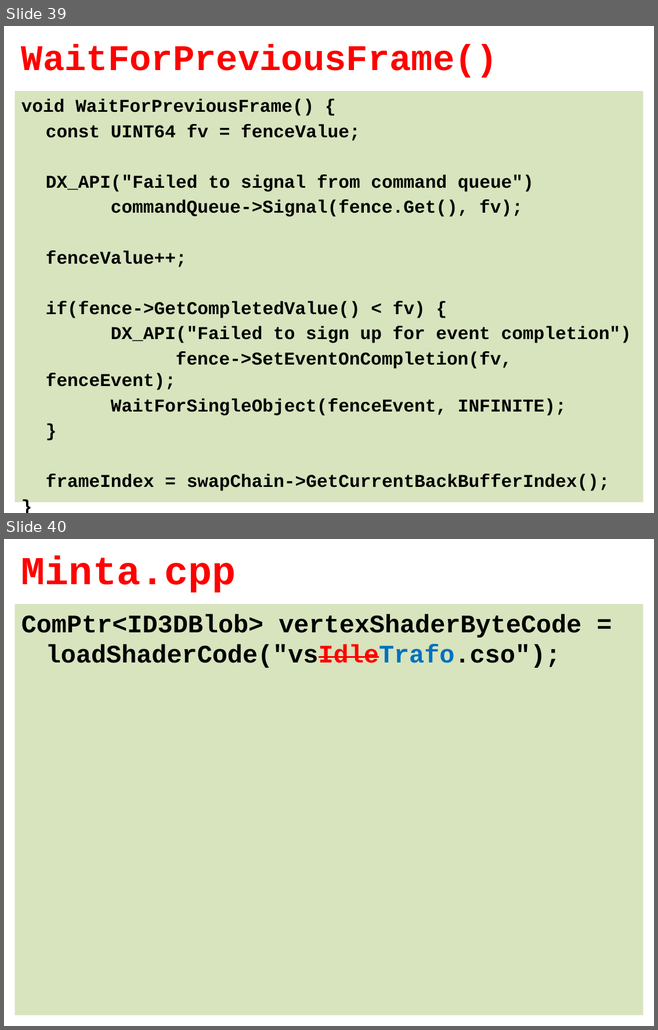
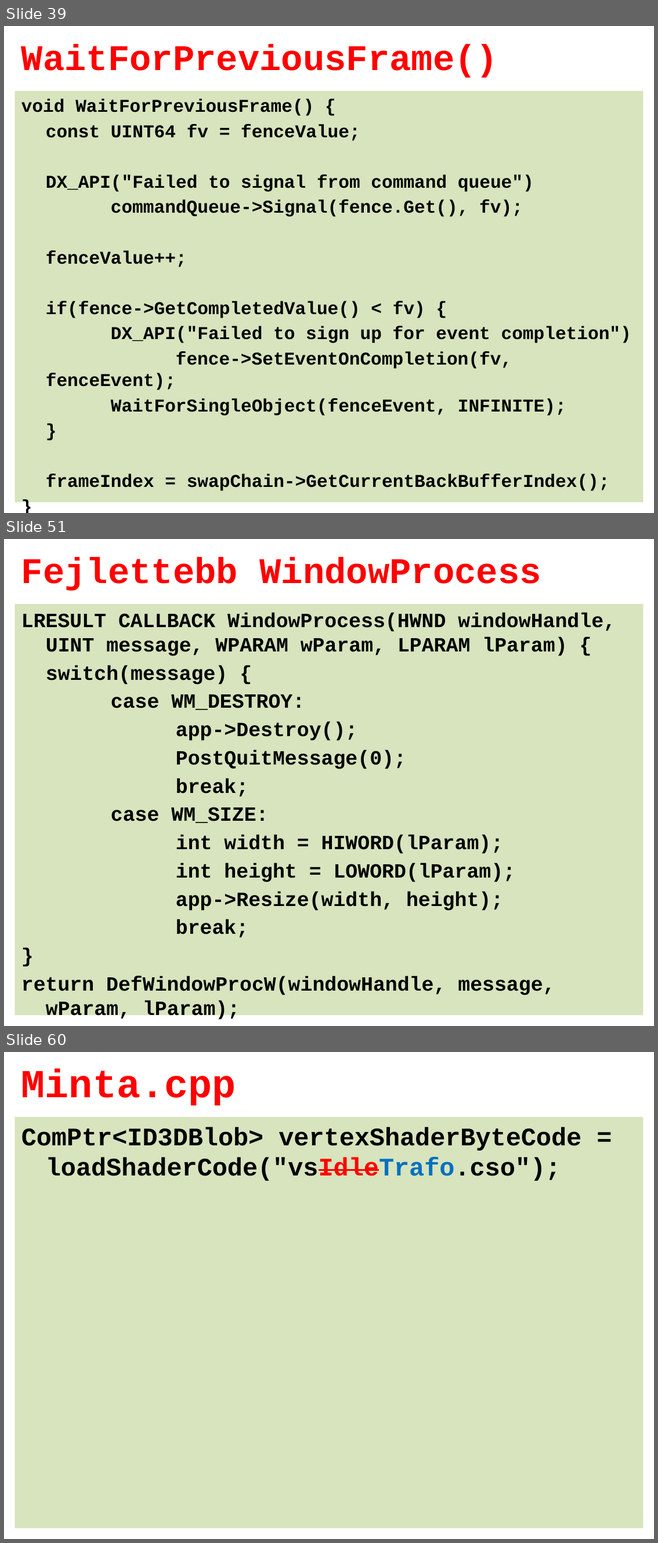
Before and after one commit to tyekx/dx12, a slide deck: Slides/gg000-HelloTriangle.pptx. Shown one above the other, each under a label of ours: slides 39 and 40 before the commit, slides 39, 51 and 60 after it; the slides between them are not shown. The pictures are 658x1030 and 658x1543 pixels, drawn with LibreOffice and Linux fonts; fonts in the diff are those of the drawing; background and template pictures are left out. Boxes give left, top, right and bottom in pixels: in the first picture for what was removed or moved away, otherwise in the second. Text is boxed around its words. In the diff, an @@ line names an element or a change of style, - is before the commit and + after.

```diff
--- a/Slides/gg000-HelloTriangle.pptx
+++ b/Slides/gg000-HelloTriangle.pptx
@@ slide 51 added at (4,539,654,1026), background #FFFFFF @@
@@ title added at (21,557,540,591), 40 pt, text #FF0000, bold @@
+Fejlettebb WindowProcess
@@ text added at (15,604,643,1015), fill #D7E4BD, 22.4 pt, text #000000, bold @@
+LRESULT CALLBACK WindowProcess(HWND windowHandle, UINT message, WPARAM wParam, LPARAM lParam) {
+switch(message) {
+case WM_DESTROY:
+app->Destroy();
+PostQuitMessage(0);
+break;
+case WM_SIZE:
+int width = HIWORD(lParam);
+int height = LOWORD(lParam);
+app->Resize(width, height);
+break;
+}
+return DefWindowProcW(windowHandle, message, wParam, lParam);
+}
@@ what was slide 40 is now slide 60 @@
```
Also in this commit, not shown: 2 slides changed, 19 other slides added, 2 other files.
